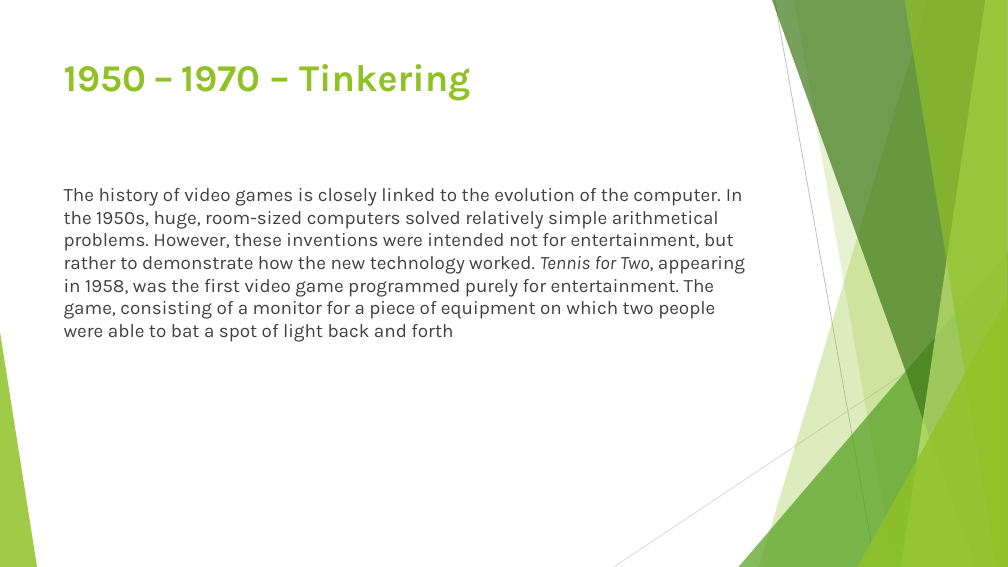
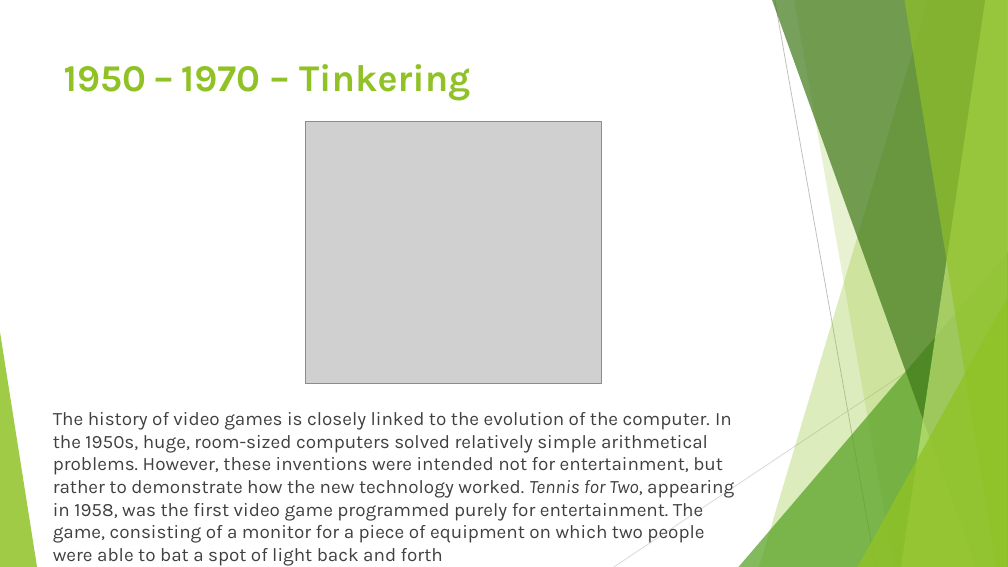
Before and after one commit to pelmenkus/Unik, a slide deck: slide 2 of The history of videogames.pptx. Drawn at 1008x567 pixels with LibreOffice and Linux fonts; fonts in the diff are those of the drawing; grey boxes stand for pictures. Boxes give left, top, right and bottom in pixels: in the first picture for what was removed or moved away, otherwise in the second. Text is boxed around its words. In the diff, an @@ line names an element or a change of style, - is before the commit and + after.

```diff
--- a/The history of videogames.pptx
+++ b/The history of videogames.pptx
@@ picture added at <box>306,122,601,384</box> @@
@@ text "The history of video games ...": place and size @@
-text "The history of video games ..." at <box>64,188,745,342</box>
+text "The history of video games ..." at <box>53,412,734,566</box>
```
Also in this commit, not shown: 5 other slides changed, 12 other files.
